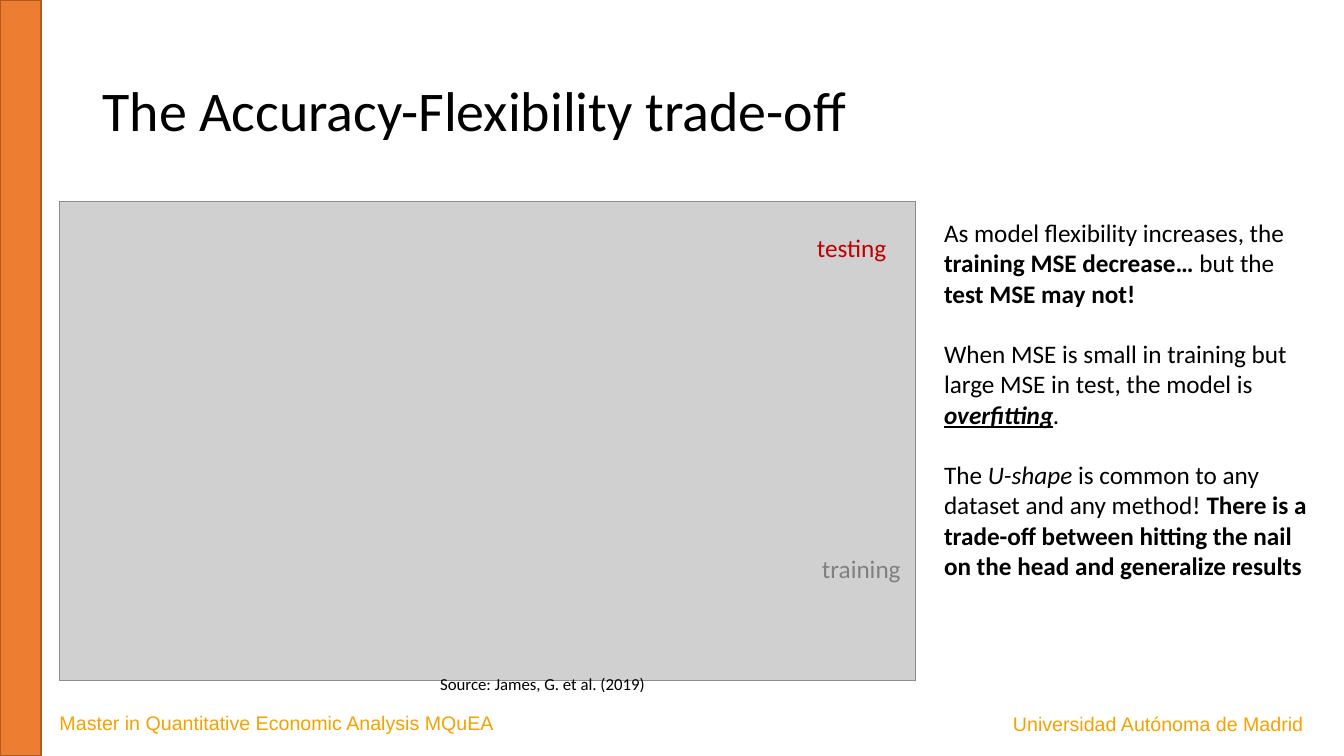
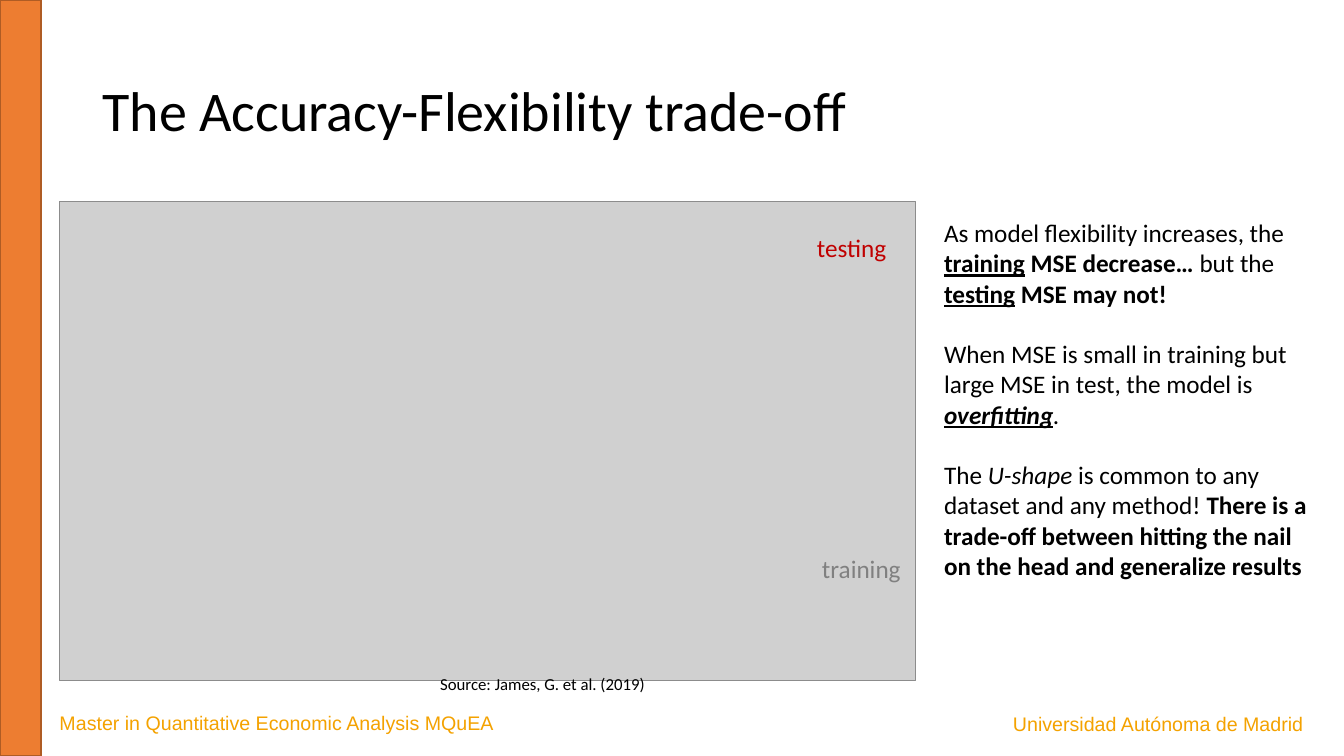
Before and after one commit to JavierBas/IMLEF-MQuEA, a slide deck: slide 12 of Course content/Slides/Topic 1 What is ML.pptx. Drawn at 1344x756 pixels with LibreOffice and Linux fonts; fonts in the diff are those of the drawing; grey boxes stand for pictures. Boxes give left, top, right and bottom in pixels: in the first picture for what was removed or moved away, otherwise in the second. Text is boxed around its words. In the diff, an @@ line names an element or a change of style, - is before the commit and + after.

```diff
--- a/Course content/Slides/Topic 1 What is ML.pptx
+++ b/Course content/Slides/Topic 1 What is ML.pptx
@@ text at (944,224,1284,308): text changed @@
-As model flexibility increases, the training MSE decrease… but the test MSE may not!
+As model flexibility increases, the training MSE decrease… but the testing MSE may not!
```
Also in this commit, not shown: 11 other slides changed, 2 slides added, 9 other files.
